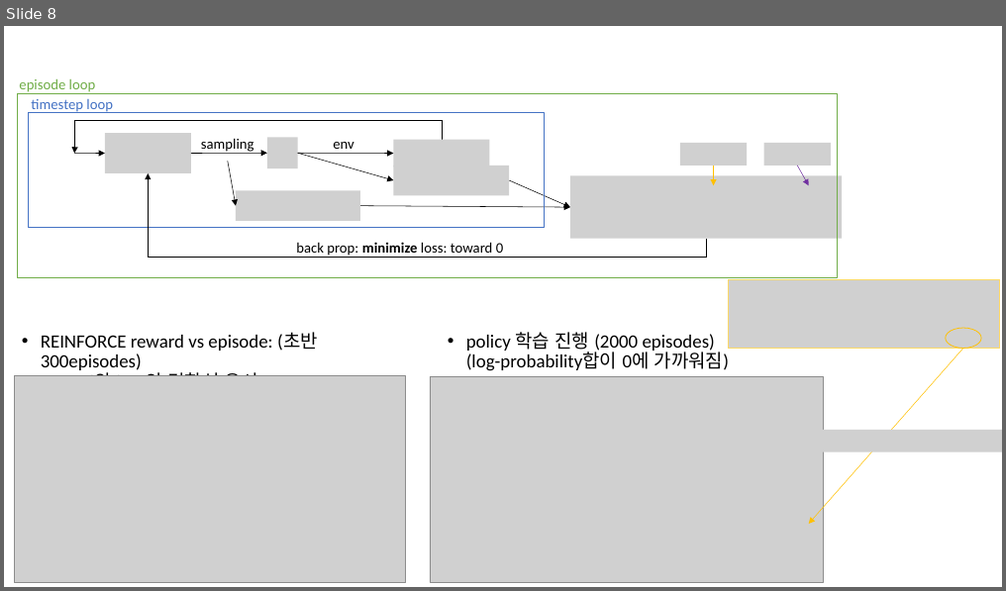
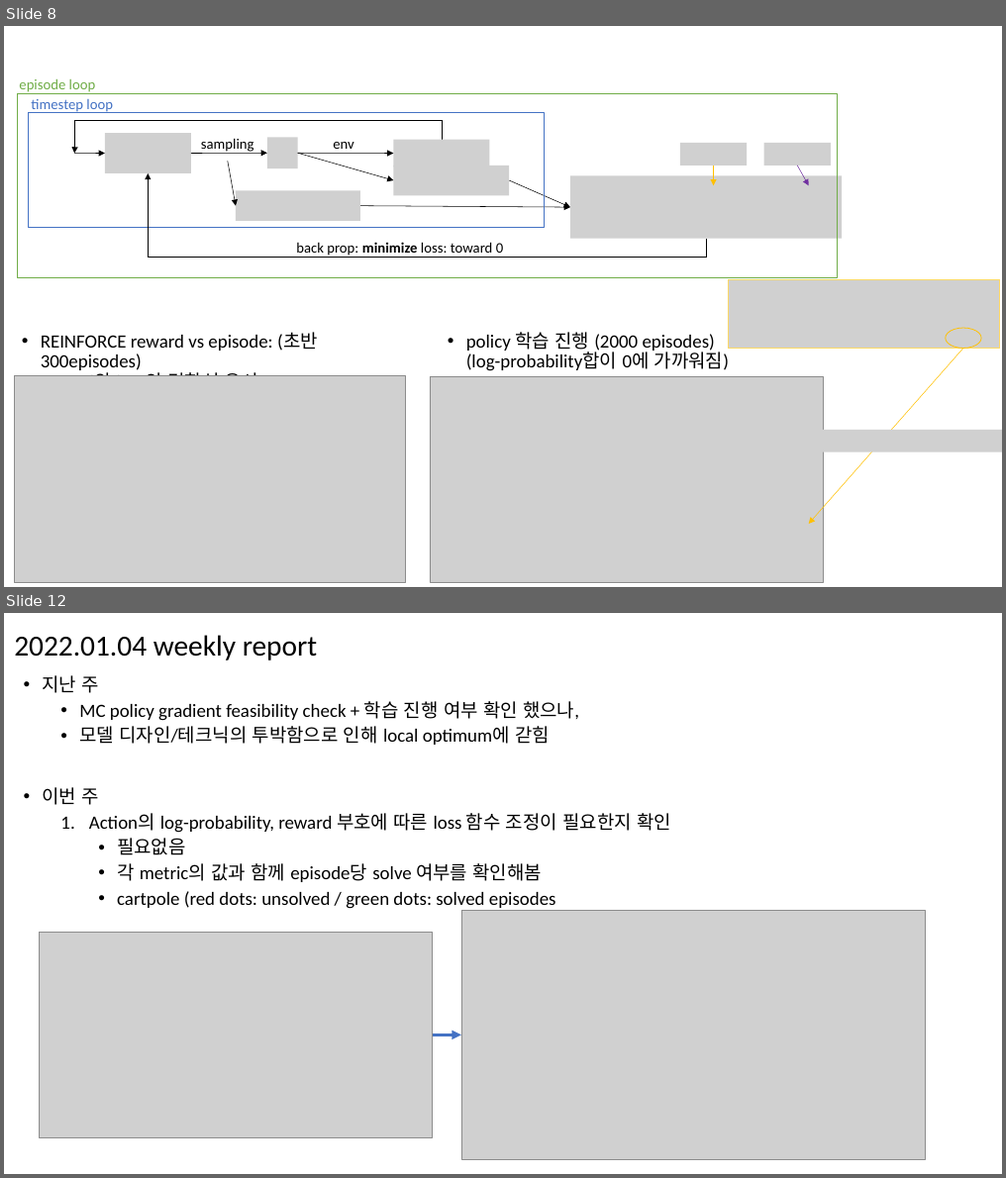
Before and after one commit to ihatesummer/bipartite_maxsum, a slide deck: memo.pptx. Shown one above the other, each under a label of ours: slide 8 before the commit, slides 8 and 12 after it; the slides between them are not shown. The pictures are 1006x591 and 1006x1178 pixels, drawn with LibreOffice and Linux fonts; fonts in the diff are those of the drawing; grey boxes stand for pictures. Boxes give left, top, right and bottom in pixels: in the first picture for what was removed or moved away, otherwise in the second. Text is boxed around its words. In the diff, an @@ line names an element or a change of style, - is before the commit and + after.

```diff
--- a/memo.pptx
+++ b/memo.pptx
@@ slide 12 added at (4, 613, 1002, 1174), background #FFFFFF @@
@@ text added at (14, 635, 317, 661), 28 pt, text #000000 @@
+  2022.01.04 weekly report
@@ text added at (43, 675, 671, 909), 18 pt, text #000000 @@
+• 지난 주
+  • MC policy gradient feasibility check + 학습 진행 여부 확인 했으나,
+  • 모델 디자인/테크닉의 투박함으로 인해 local optimum에 갇힘
+• 이번 주
+  1. Action의 log-probability, reward 부호에 따른 loss 함수 조정이 필요한지 확인
+    • 필요없음
+    • 각 metric의 값과 함께 episode당 solve 여부를 확인해봄
+    • cartpole (red dots: unsolved / green dots: solved episodes
@@ picture added at (40, 932, 433, 1138) @@
@@ picture added at (461, 911, 926, 1159) @@
@@ arrow added from (433, 1035) to (461, 1035), #4472C4 3 pt @@
```
Also in this commit, not shown: 3 slides changed, 8 other slides added, 17 other files.
